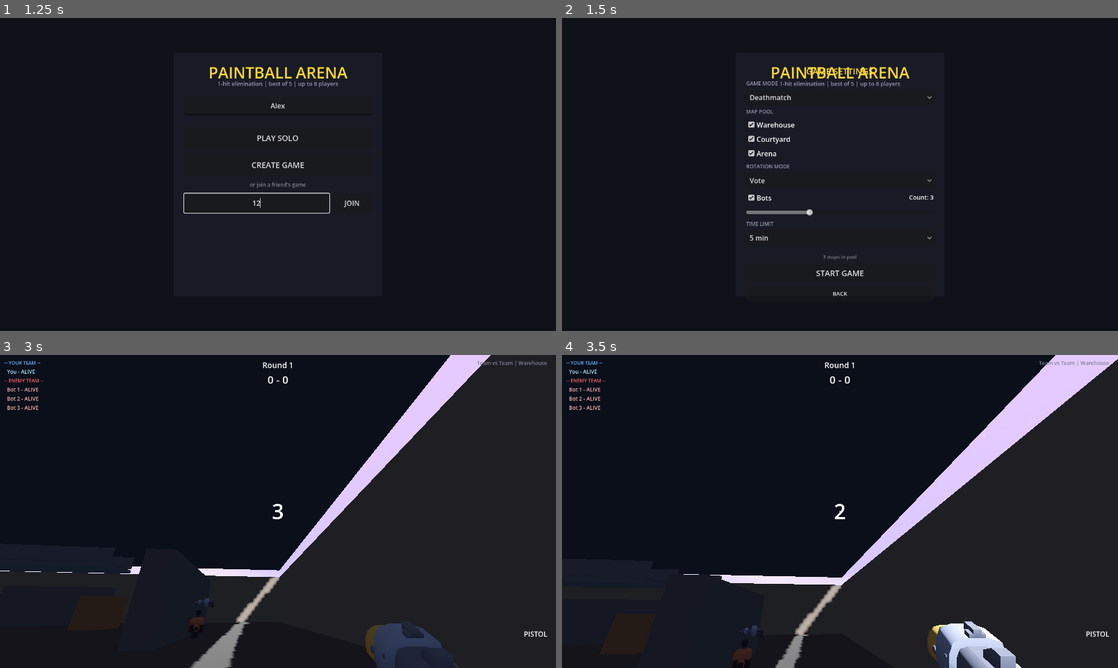
Above: before the commit, frames 1-4 (two rows, left to right).
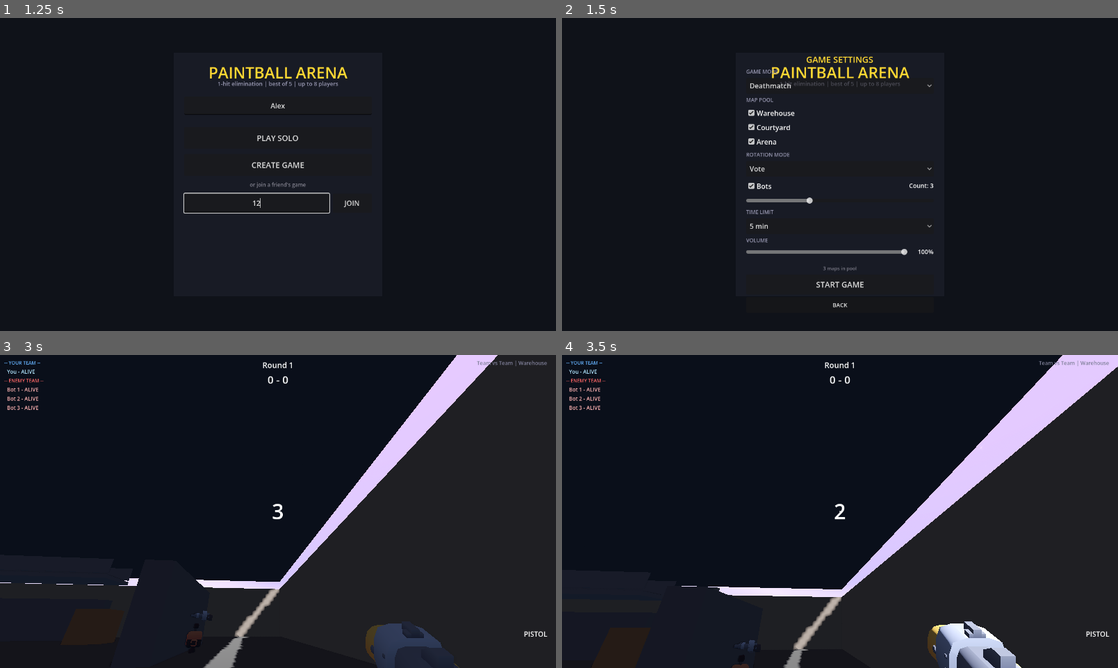
Above: after the commit, the same moments.

Repository: curlyphries/paintball
Game: Godot game, scene res://scenes/main_menu.tscn
Same seed, same stepped clock (60 frames per second), same inputs: the game is played once before the commit and once after it.
Inputs (mouse positions are in pixels of both pictures, inside the frame that each line leads up to):
- Up to frame 1 (1.25 s): click (278, 105) at 0.52 s; type "Alex" at 0.6 s; click (255, 202) at 0.75 s; type "12" at 0.83 s
- Up to frame 2 (1.5 s): click "PLAY SOLO" at 1.25 s
- Up to frame 3 (3 s): click "START GAME" at 2 s; tap Enter at 2.75 s; move the mouse to (305, 511) at 2.77 s; hold W (move_forward) from 2.78 s (still down); hold Ctrl (crouch) from 2.78 s (still down)
- Up to frame 4 (3.5 s): keep holding W (move_forward); keep holding Ctrl (crouch); tap Space (jump) at 3.02 s

Frame 1 is identical in both runs. In frame 2, 2.4% of the frame differs, in the area x 33-67%, y 12-93%; in frame 3, 4.1%; in frame 4, 4.9%, in the area x 21-100%, y 0-100%.

Commit message:
feat: add volume control to main menu and pause menu

Diff:
--- a/scenes/main_menu.tscn
+++ b/scenes/main_menu.tscn
@@ -232,6 +232,32 @@
 layout_mode = 2
 custom_minimum_size = Vector2(0, 36)
 
+[node name="VolumeLabel" type="Label" parent="CenterPanel/SettingsPanel/VBox"]
+layout_mode = 2
+theme_override_font_sizes/font_size = 12
+theme_override_colors/font_color = Color(0.6, 0.6, 0.7, 1.0)
+text = "VOLUME"
+
+[node name="VolumeRow" type="HBoxContainer" parent="CenterPanel/SettingsPanel/VBox"]
+layout_mode = 2
+theme_override_constants/separation = 10
+
+[node name="VolumeSlider" type="HSlider" parent="CenterPanel/SettingsPanel/VBox/VolumeRow"]
+layout_mode = 2
+size_flags_horizontal = 3
+custom_minimum_size = Vector2(0, 24)
+max_value = 1.0
+step = 0.05
+value = 1.0
+
+[node name="VolumeValueLabel" type="Label" parent="CenterPanel/SettingsPanel/VBox/VolumeRow"]
+layout_mode = 2
+custom_minimum_size = Vector2(50, 0)
+theme_override_font_sizes/font_size = 14
+text = "100%"
+horizontal_alignment = 2
+vertical_alignment = 1
+
 [node name="SettingsSpacer" type="Control" parent="CenterPanel/SettingsPanel/VBox"]
 layout_mode = 2
 custom_minimum_size = Vector2(0, 6)
--- a/scenes/pause_menu.tscn
+++ b/scenes/pause_menu.tscn
@@ -57,6 +57,33 @@
 theme_override_font_sizes/font_size = 16
 text = "RESUME"
 
+[node name="VolumeLabel" type="Label" parent="Panel/VBox"]
+layout_mode = 2
+theme_override_font_sizes/font_size = 12
+theme_override_colors/font_color = Color(0.6, 0.6, 0.7, 1.0)
+text = "VOLUME"
+horizontal_alignment = 1
+
+[node name="VolumeRow" type="HBoxContainer" parent="Panel/VBox"]
+layout_mode = 2
+theme_override_constants/separation = 10
+
+[node name="VolumeSlider" type="HSlider" parent="Panel/VBox/VolumeRow"]
+layout_mode = 2
+size_flags_horizontal = 3
+custom_minimum_size = Vector2(0, 24)
+max_value = 1.0
+step = 0.05
+value = 1.0
+
+[node name="VolumeValueLabel" type="Label" parent="Panel/VBox/VolumeRow"]
+layout_mode = 2
+custom_minimum_size = Vector2(45, 0)
+theme_override_font_sizes/font_size = 14
+text = "100%"
+horizontal_alignment = 2
+vertical_alignment = 1
+
 [node name="QuitButton" type="Button" parent="Panel/VBox"]
 layout_mode = 2
 custom_minimum_size = Vector2(0, 44)
--- a/scripts/game_settings.gd
+++ b/scripts/game_settings.gd
@@ -56,6 +56,11 @@
 
 # --- Round settings (for TEAM_VS_TEAM) ---
 var rounds_to_win: int = 3
+
+# --- Audio settings ---
+var master_volume: float = 1.0  # 0.0 to 1.0
+const MIN_VOLUME_DB: float = -60.0  # Muted
+const MAX_VOLUME_DB: float = 0.0   # Full volume
 
 # --- Helpers ---
 
@@ -125,6 +130,15 @@
 func get_effective_bot_count() -> int:
 	return bot_count if bots_enabled else 0
 
+func apply_volume() -> void:
+	# Convert linear 0.0-1.0 to decibel scale
+	var volume_db: float
+	if master_volume <= 0.0:
+		volume_db = MIN_VOLUME_DB
+	else:
+		volume_db = lerp(MIN_VOLUME_DB, MAX_VOLUME_DB, master_volume)
+	AudioServer.set_bus_volume_db(0, volume_db)  # 0 is Master bus
+
 func reset_to_defaults() -> void:
 	game_mode = GameMode.TEAM_VS_TEAM
 	bot_count = 3
@@ -134,3 +148,5 @@
 	rotation_mode = RotationMode.VOTE
 	time_limit_minutes = 5
 	rounds_to_win = 3
+	master_volume = 1.0
+	apply_volume()
--- a/scripts/main_menu.gd
+++ b/scripts/main_menu.gd
@@ -19,6 +19,8 @@
 @onready var bots_count_label: Label = $CenterPanel/SettingsPanel/VBox/BotsRow/BotsCountLabel
 @onready var bots_slider: HSlider = $CenterPanel/SettingsPanel/VBox/BotsSlider
 @onready var time_limit_option: OptionButton = $CenterPanel/SettingsPanel/VBox/TimeLimitOption
+@onready var volume_slider: HSlider = $CenterPanel/SettingsPanel/VBox/VolumeRow/VolumeSlider
+@onready var volume_value_label: Label = $CenterPanel/SettingsPanel/VBox/VolumeRow/VolumeValueLabel
 @onready var map_desc_label: Label = $CenterPanel/SettingsPanel/VBox/MapDesc
 @onready var confirm_btn: Button = $CenterPanel/SettingsPanel/VBox/ConfirmButton
 @onready var back_btn: Button = $CenterPanel/SettingsPanel/VBox/BackButton
@@ -53,12 +55,16 @@
 	# Settings control signals
 	bots_check.toggled.connect(_on_bots_toggled)
 	bots_slider.value_changed.connect(_on_bots_slider_changed)
+	volume_slider.value_changed.connect(_on_volume_changed)
 
 	lobby_panel.visible = false
 	settings_panel.visible = false
 	menu_panel.visible = true
 
 	_populate_settings_controls()
+
+	# Apply saved volume setting
+	GameSettings.apply_volume()
 
 	NetworkManager.room_created.connect(_on_room_created)
 	NetworkManager.room_joined.connect(_on_room_joined)
@@ -125,6 +131,10 @@
 			time_limit_option.selected = tl_idx
 		tl_idx += 1
 
+	# Volume
+	volume_slider.value = GameSettings.master_volume
+	_update_volume_label()
+
 func _on_bots_toggled(pressed: bool) -> void:
 	bots_slider.editable = pressed
 	if not pressed:
@@ -134,6 +144,15 @@
 
 func _on_bots_slider_changed(value: float) -> void:
 	bots_count_label.text = "Count: " + str(int(value))
+
+func _on_volume_changed(value: float) -> void:
+	GameSettings.master_volume = value
+	GameSettings.apply_volume()
+	_update_volume_label()
+
+func _update_volume_label() -> void:
+	var percent := int(GameSettings.master_volume * 100)
+	volume_value_label.text = str(percent) + "%"
 
 func _on_map_pool_toggled(_pressed: bool) -> void:
 	_update_map_pool_constraint()
@@ -180,6 +199,8 @@
 	var tl_idx = time_limit_option.selected
 	if tl_idx >= 0 and tl_idx < GameSettings.TIME_LIMIT_OPTIONS.size():
 		GameSettings.time_limit_minutes = GameSettings.TIME_LIMIT_OPTIONS[tl_idx]
+	GameSettings.master_volume = volume_slider.value
+	GameSettings.apply_volume()
 
 # ---- Menu actions ----
 
--- a/scripts/pause_menu.gd
+++ b/scripts/pause_menu.gd
@@ -3,13 +3,20 @@
 # Pause Menu — toggled with Esc during gameplay
 
 @onready var resume_btn: Button = $Panel/VBox/ResumeButton
+@onready var volume_slider: HSlider = $Panel/VBox/VolumeRow/VolumeSlider
+@onready var volume_value_label: Label = $Panel/VBox/VolumeRow/VolumeValueLabel
 @onready var quit_btn: Button = $Panel/VBox/QuitButton
 
 func _ready() -> void:
 	resume_btn.pressed.connect(_on_resume)
 	quit_btn.pressed.connect(_on_quit)
+	volume_slider.value_changed.connect(_on_volume_changed)
 	visible = false
 	process_mode = Node.PROCESS_MODE_ALWAYS
+
+	# Initialize volume from settings
+	volume_slider.value = GameSettings.master_volume
+	_update_volume_label()
 
 func _input(event: InputEvent) -> void:
 	if event.is_action_pressed("ui_cancel"):
@@ -32,6 +39,15 @@
 func _on_resume() -> void:
 	_resume()
 
+func _on_volume_changed(value: float) -> void:
+	GameSettings.master_volume = value
+	GameSettings.apply_volume()
+	_update_volume_label()
+
+func _update_volume_label() -> void:
+	var percent := int(GameSettings.master_volume * 100)
+	volume_value_label.text = str(percent) + "%"
+
 func _on_quit() -> void:
 	get_tree().paused = false
 	Input.mouse_mode = Input.MOUSE_MODE_VISIBLE
